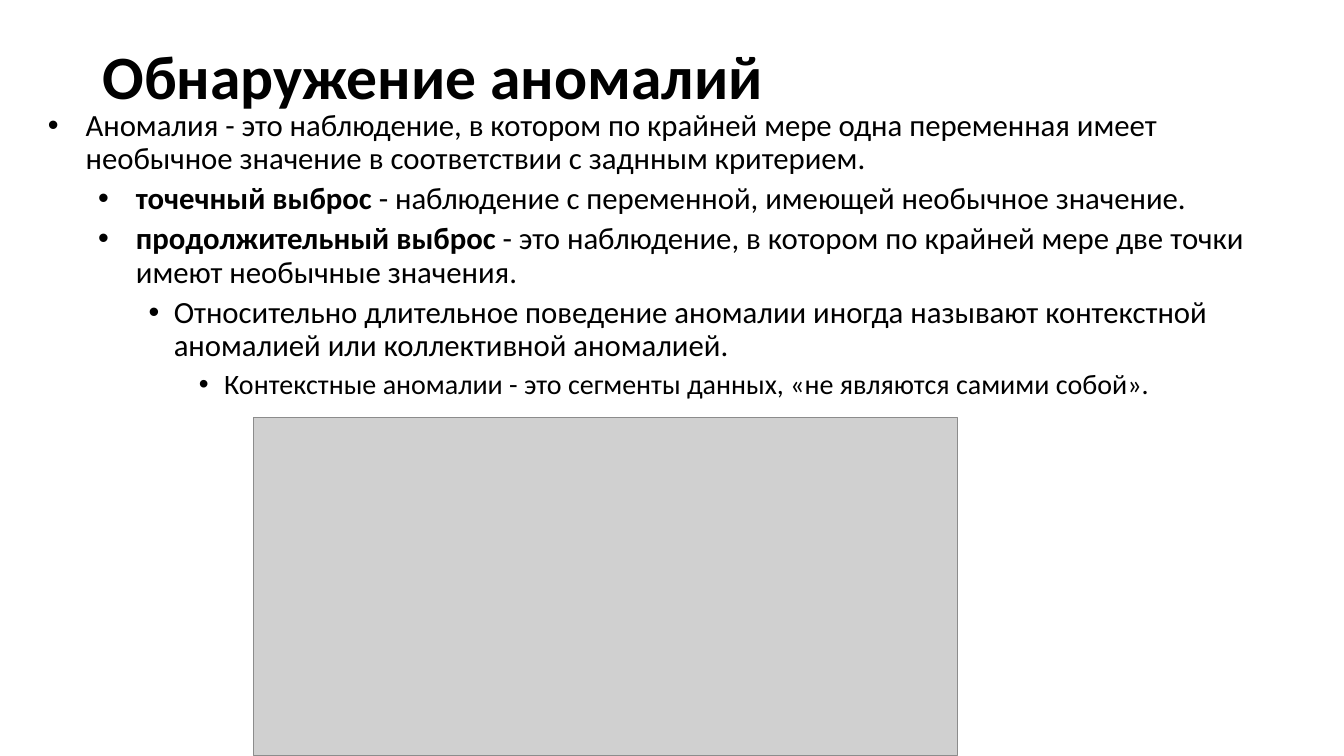
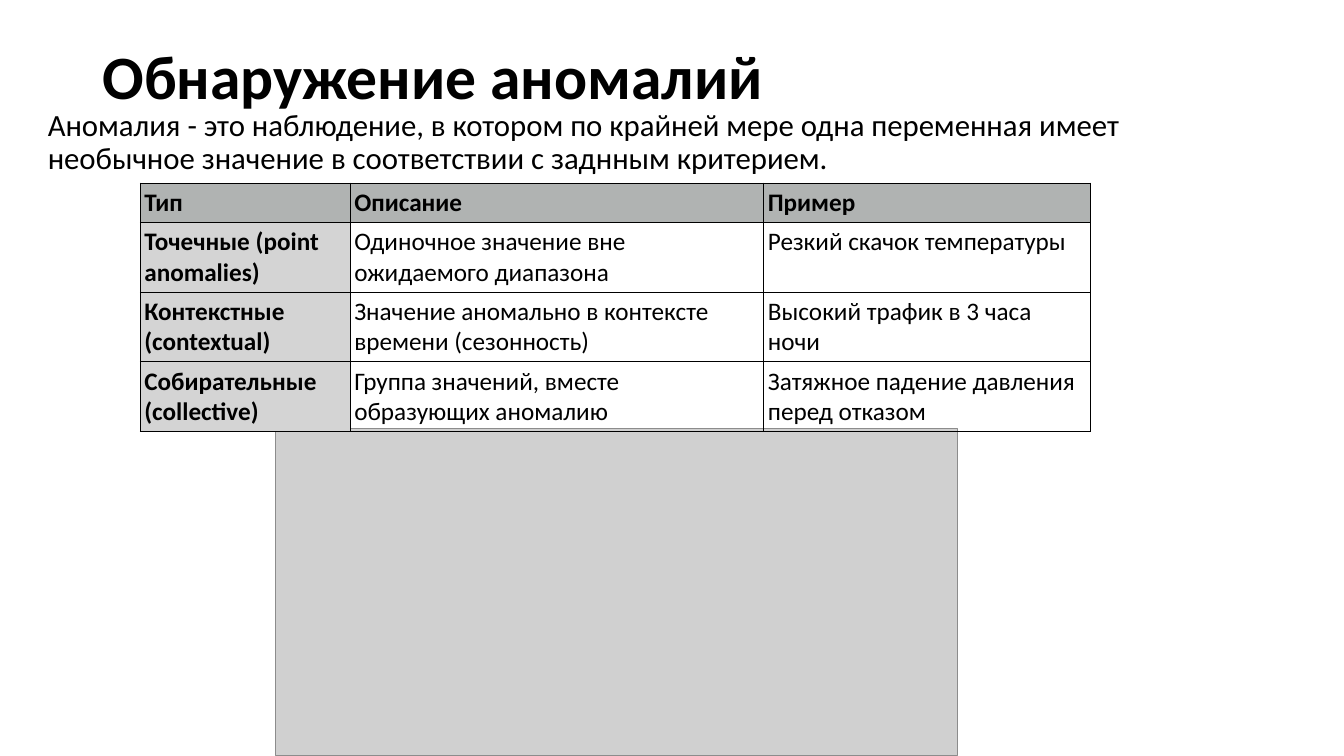
Before and after one commit to MVRonkin/TimeSeriesCourse, a slide deck: slide 3 of 2025/LEC/06-2 Обнаружение аномалий.pptx. Drawn at 1344x756 pixels with LibreOffice and Linux fonts; fonts in the diff are those of the drawing; grey boxes stand for pictures. Boxes give left, top, right and bottom in pixels: in the first picture for what was removed or moved away, otherwise in the second. Text is boxed around its words. In the diff, an @@ line names an element or a change of style, - is before the commit and + after.

```diff
--- a/2025/LEC/06-2 Обнаружение аномалий.pptx
+++ b/2025/LEC/06-2 Обнаружение аномалий.pptx
@@ text "Аномалия - это наблюдение, в ..." at (48,115,1119,174): bullet • to none @@
@@ text at (136,188,1243,399): paragraphs removed @@
-  • точечный выброс - наблюдение с переменной, имеющей необычное значение.
-  • продолжительный выброс - это наблюдение, в котором по крайней мере две точки имеют необычные значения.
-    • Относительно длительное поведение аномалии иногда называют контекстной аномалией или коллективной аномалией.
-      • Контекстные аномалии - это сегменты данных, «не являются самими собой».
@@ table added at (140,184,1090,429), 4 rows, 3 columns @@
+Тип | Описание | Пример
+Точечные (point anomalies) | Одиночное значение вне ожидаемого диапазона | Резкий скачок температуры
+Контекстные (contextual) | Значение аномально в контексте времени (сезонность) | Высокий трафик в 3 часа ночи
+Собирательные (collective) | Группа значений, вместе образующих аномалию | Затяжное падение давления перед отказом
@@ picture: place and size @@
-picture at (253,417,957,756)
+picture at (275,429,957,756)
```
Also in this commit, not shown: 11 other slides changed, 3 slides added.
